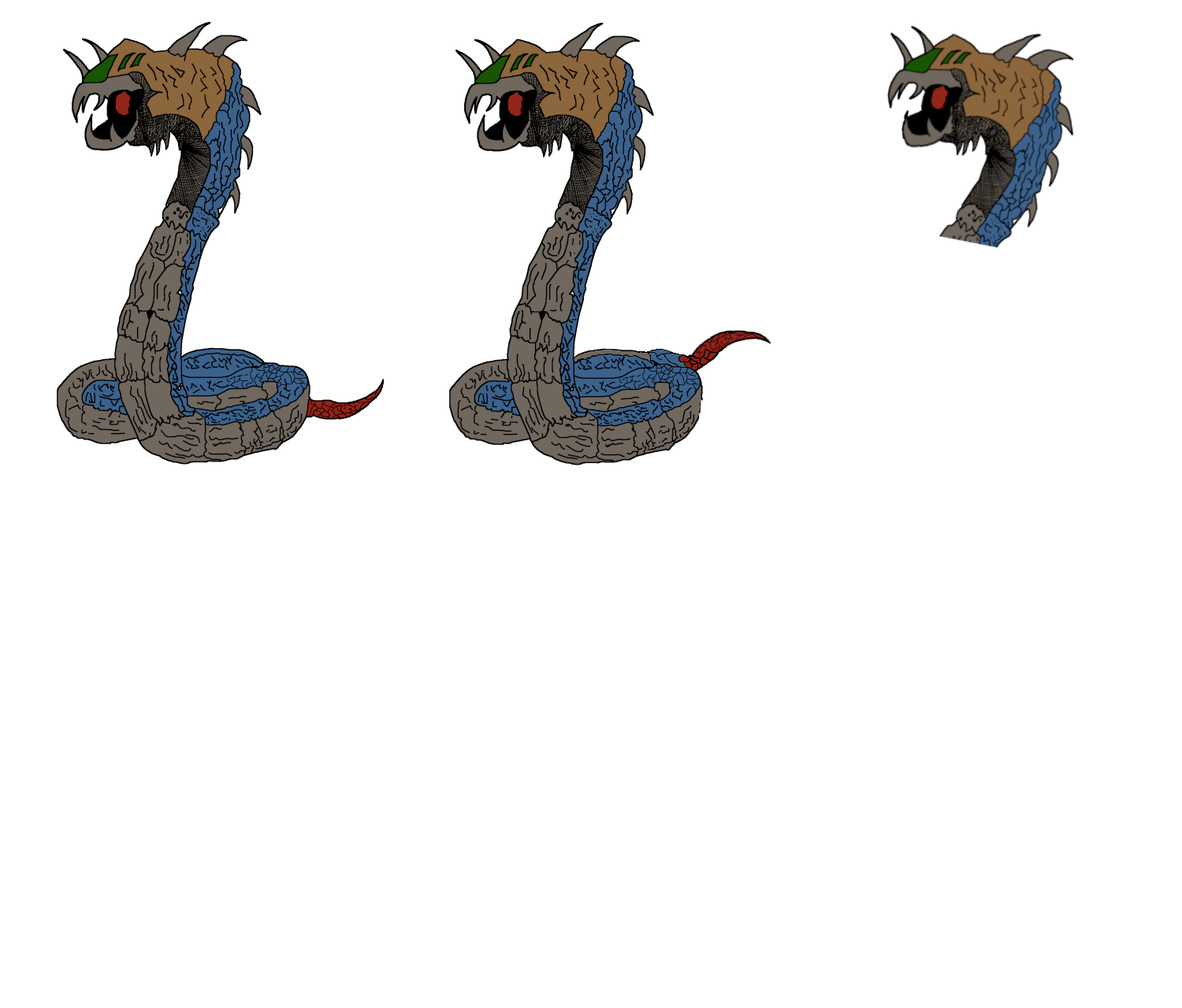
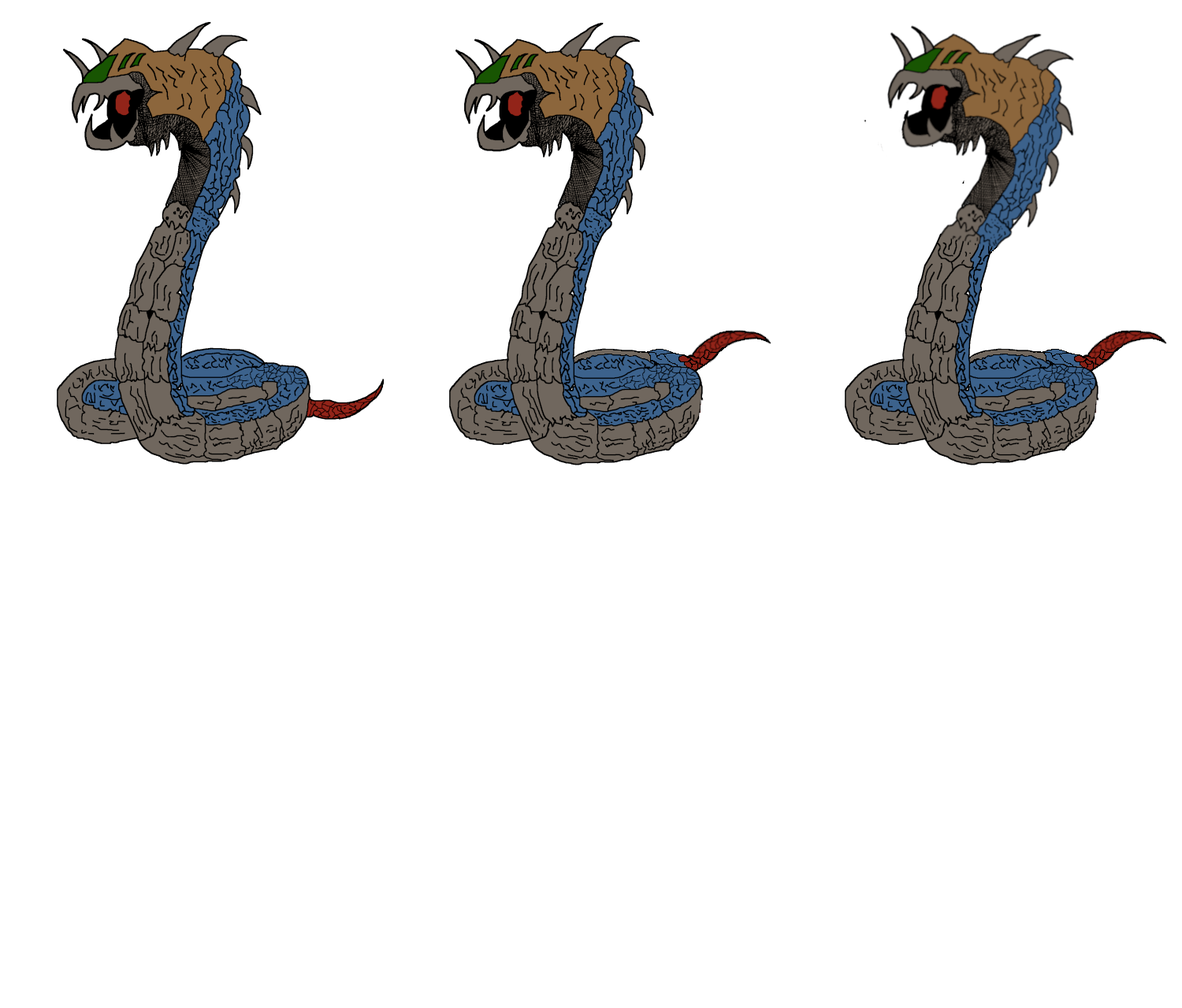
Before/after of a w=1182, h=1008 layered artwork. What changed in the layer stack:
added layer "2 #4" above "2 #5" over box(844, 119, 1167, 466)
hid "2 #3" over box(930, 143, 997, 249)
